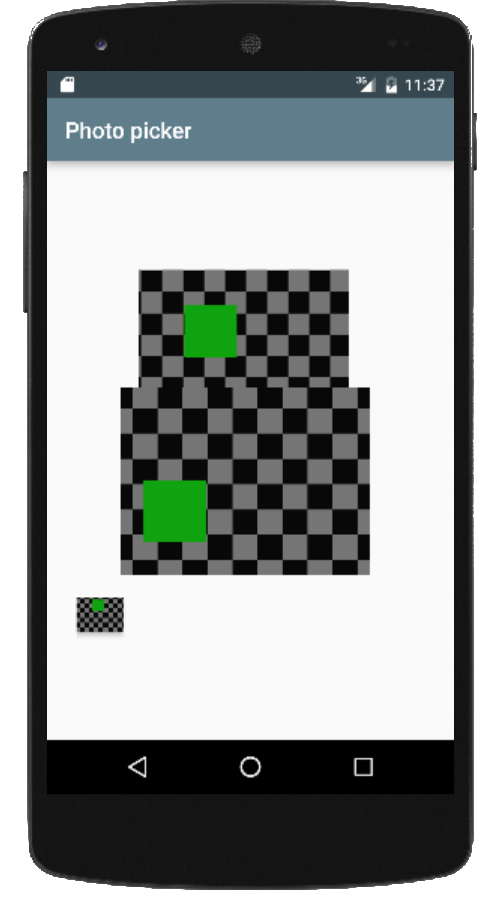
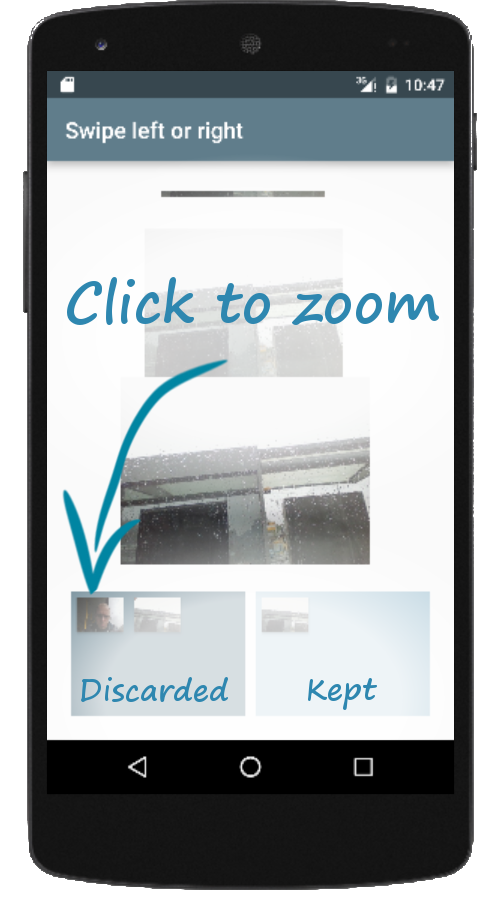
The second 500px x 900px image is a revision of the first. Changes to its layers:
added layer "Click to zoom" above "Pasted Layer #1" over bbox(67, 277, 439, 325)
added layer "Pasted Layer #1" above "Kept" over bbox(62, 358, 229, 596)
added layer "Kept" above "Discarded" over bbox(308, 678, 377, 710)
added layer "Discarded" above "Layer copy" over bbox(81, 677, 228, 702)
added layer "Layer copy" (75%) above "Layer" over bbox(47, 515, 454, 740)
added layer "Layer" (75%) above "Pasted Layer #4" over bbox(62, 155, 445, 520)
added layer "Pasted Layer #4" above "Pasted Layer" over bbox(23, 0, 477, 890)
